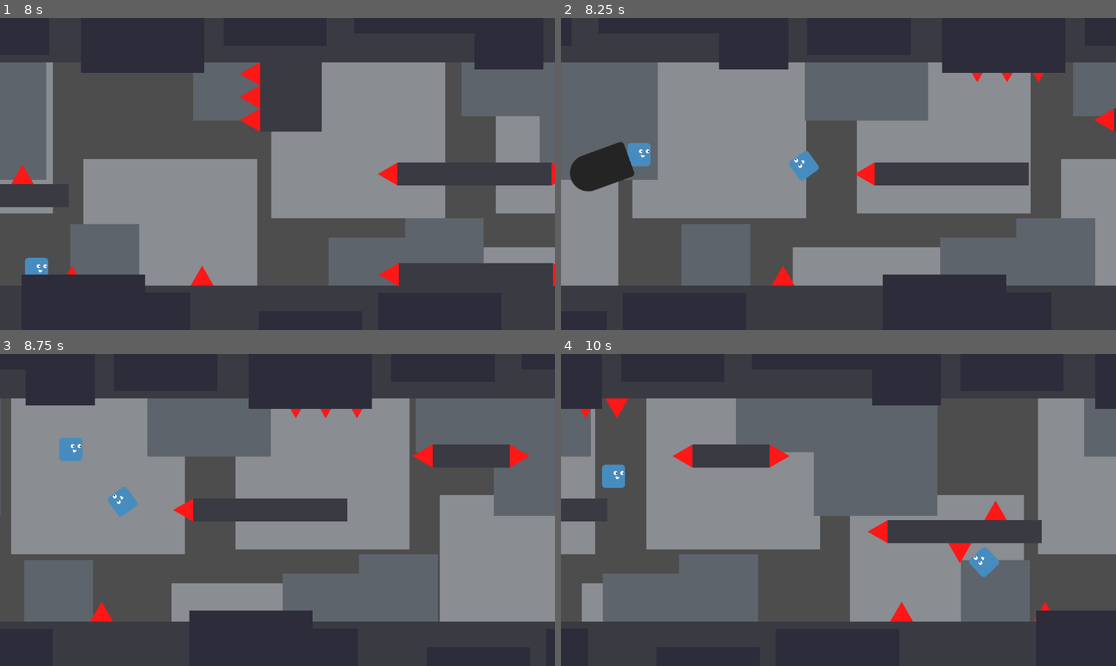
Above: before the commit, frames 1-4 (two rows, left to right).
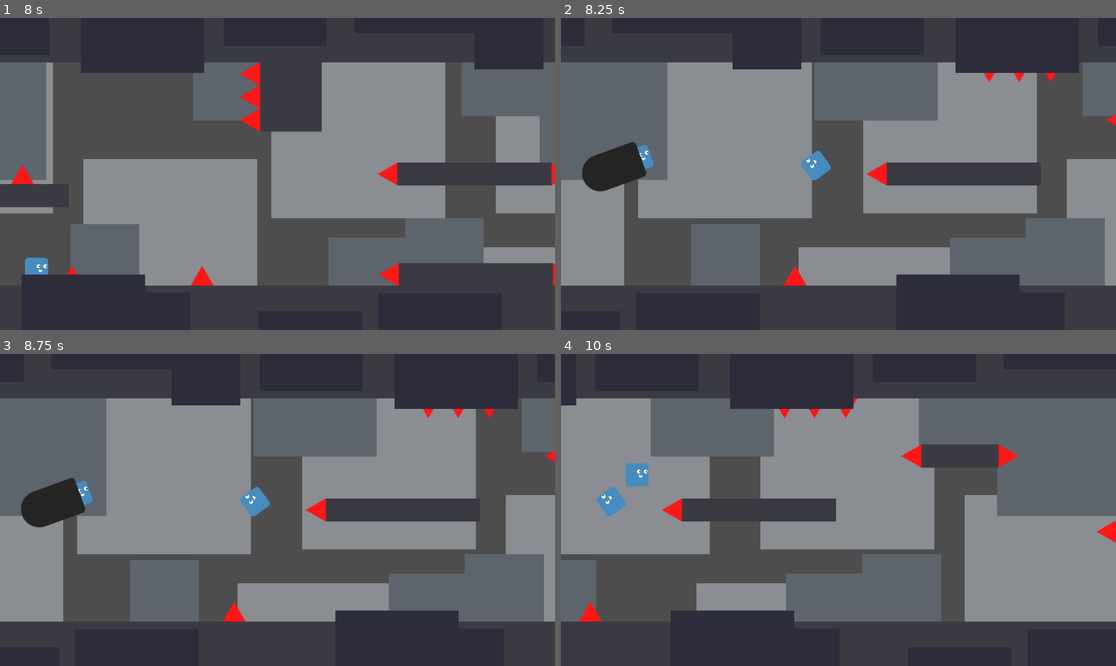
Above: after the commit, the same moments.

Repository: JostMK/Godot-Wild-Jam-75
Game: Godot game, scene res://main.tscn
Two runs of this game, one before a commit and one after it. Both use one fixed random seed, a clock stepped at 60 frames per second and the inputs below.
Inputs:
- Up to frame 1 (8 s): click "Start Game" at 0.5 s; tap Enter at 1.25 s; tap Space (Reflect) at 1.35, 2.3, 3.05, 4.35, 5.1, 6.05, 6.8, 7.35 s; tap Down (Aim_Down) at 2.1, 5.85 s; tap Up (Aim_Up) at 2.85, 6.6 s; click "Try Again" at 3.5 s
- Up to frame 2 (8.25 s): tap Space (Reflect) at 8.1 s
- Up to frame 3 (8.75 s): no input
- Up to frame 4 (10 s): tap Down (Aim_Down) at 8.85 s; tap Space (Reflect) at 9.05, 9.8 s; tap Up (Aim_Up) at 9.6 s

Frame 1 is identical in both runs. In frame 2, 7.1% of the frame differs, in the area x 1-100%, y 14-86%; in frame 3, 47%; in frame 4, 54%, in the area x 0-100%, y 14-86%.

Commit message:
Fixes game start shortcut and cannon conflict
Native button shortcuts don't support on release actions (https://github.com/godotengine/godot/issues/75318)
Implemented own ShortcutComponent

Diff:
--- a/components/game_orchestrator.gd
+++ b/components/game_orchestrator.gd
@@ -51,14 +51,16 @@
 		LevelState.REPLAY:
 			prepare_restart_level()
 
-	_current_level.process_mode = Node.PROCESS_MODE_INHERIT
+	# activates processing for level only in the next frame to avoid conflicts
+	_call_next_frame(func(): _current_level.process_mode = Node.PROCESS_MODE_INHERIT)
 
 
 func prepare_retry_level() -> void:
 	follow_camera.set_target(null)
 	follow_camera.global_position = _current_level.get_camera_start_pos()
 
-	_current_level.retry()
+	# restart current level only in the next frame to avoid conflicts
+	_call_next_frame(func(): _current_level.retry())
 
 
 func prepare_restart_level() -> void:
@@ -85,3 +87,7 @@
 	level_ui.set_status_text("Godot Died!")
 	level_ui.set_button_text("Try Again")
 	level_ui.show()
+
+
+func _call_next_frame(callable: Callable) -> void:
+	get_tree().process_frame.connect(callable, CONNECT_ONE_SHOT)
--- /dev/null
+++ b/components/shortcut.gd
@@ -0,0 +1,36 @@
+extends Node
+class_name ShortcutComponent
+
+# it seams like shortcuts ignore the pressed/released flag and only trigger on pressed
+# https://github.com/godotengine/godot/issues/75318
+# ... therefore we need a custom implementation
+
+@export var action: StringName
+@export var on_pressed: bool = false
+
+var _button: Button
+
+func _ready() -> void:
+	_button = get_parent() as Button
+
+	if not _button:
+		# disable self if parent is not a Button
+		push_warning("ShortcutComponent: Parent node must be of type Button! [%s]" % get_path())
+		process_mode = Node.PROCESS_MODE_DISABLED
+
+func _process(_delta: float) -> void:
+	if not _button:
+		return
+
+	if not _button.is_visible_in_tree():
+		return
+
+	if action.is_empty():
+		return
+
+	if on_pressed:
+		if Input.is_action_just_pressed(action):
+			_button.pressed.emit()
+	else:
+		if Input.is_action_just_released(action):
+			_button.pressed.emit()
--- a/scenes/ui/level/level_ui.tscn
+++ b/scenes/ui/level/level_ui.tscn
@@ -1,12 +1,7 @@
-[gd_scene load_steps=4 format=3 uid="uid://w7g81ip8idt8"]
+[gd_scene load_steps=3 format=3 uid="uid://w7g81ip8idt8"]
 
 [ext_resource type="Script" path="res://scenes/ui/level/level_ui.gd" id="1_77yw5"]
-
-[sub_resource type="InputEventAction" id="InputEventAction_lbngg"]
-action = &"Reflect"
-
-[sub_resource type="Shortcut" id="Shortcut_36qkf"]
-events = [SubResource("InputEventAction_lbngg")]
+[ext_resource type="Script" path="res://components/shortcut.gd" id="2_kml1o"]
 
 [node name="LevelUI" type="Control"]
 layout_mode = 3
@@ -50,5 +45,8 @@
 offset_bottom = 15.5
 grow_horizontal = 2
 grow_vertical = 2
-shortcut = SubResource("Shortcut_36qkf")
 text = "Start Game"
+
+[node name="ShortcutComponent" type="Node" parent="StartButton"]
+script = ExtResource("2_kml1o")
+action = &"Reflect"
